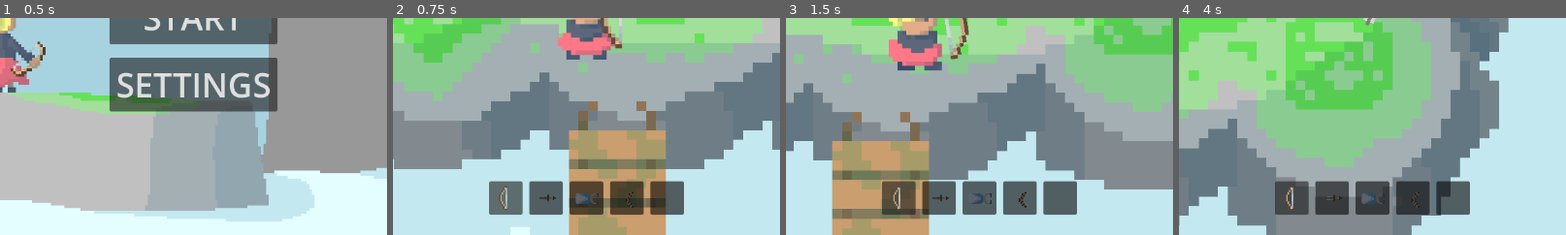
Above: before the commit, frames 1-4 (left to right).
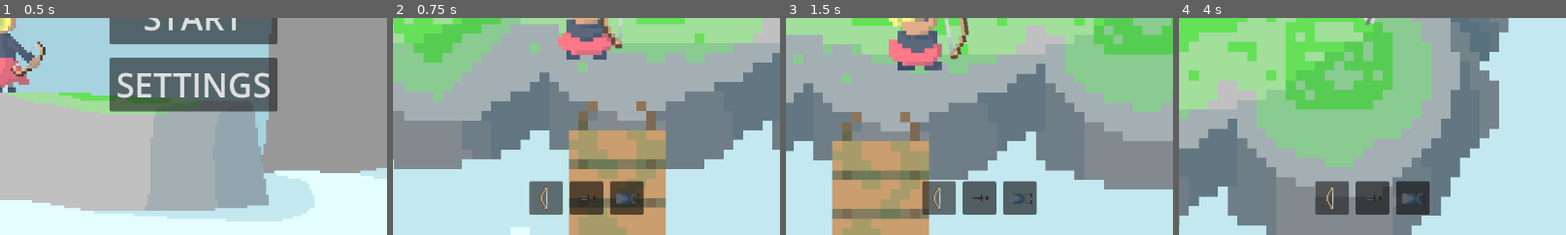
Above: after the commit, the same moments.

Repository: Kryzi/Eksamens-projekt
Game: Godot game, scene res://scenes/main_menu/main_menu.tscn
The game is run twice, just before and just after one commit, with the same random seed, the same clock (stepped at 60 frames per second) and the same inputs. Sound files missing from this copy of the repository are replaced by a short silence.
Inputs (mouse positions are % of the whole screen's width and height, from its top left):
- Up to frame 1 (0.5 s): no input
- Up to frame 2 (0.75 s): click "START" at 0.5 s
- Up to frame 3 (1.5 s): move the mouse to (72, 45) at 1.27 s; hold D (Right) from 1.28 s (still down); tap 0 (0) at 1.35 s
- Up to frame 4 (4 s): move the mouse to (30, 55) at 2.02 s; release D (Right) at 2.03 s; hold S (Down) 2.03-2.78 s; tap Shift (Dash) at 2.1 s; move the mouse to (60, 28) at 2.77 s; press the mouse at (60, 28) at 2.78 s; hold D (Right) 2.78-3.53 s; move the mouse to (45, 70) at 3.52 s; release the mouse at (45, 70) at 3.53 s; hold W (Up) from 3.53 s (still down); tap X (x) at 3.6 s
The pictures show only the part of the screen within x 25-75%, y 50-100%; the shares and areas given below are measured in that part.

Frame 1 is identical in both runs. In frame 2, 3.3% of the frame differs, in the area x 24-76%, y 75-91%; in frame 3, 3.1%; in frame 4, 3.3%.

Commit message:
laverer start weapon slots

Diff:
--- a/globals/player_info.gd
+++ b/globals/player_info.gd
@@ -29,7 +29,7 @@
 var is_interacting_with_UI: bool = false
 
 # Max våben og våben kost
-var weaponLimit = 5
+var weaponLimit = 3
 var weaponLimitCost = 10
 
 # Til mapcontroller og spawner
--- a/scenes/ui/hud.tscn
+++ b/scenes/ui/hud.tscn
@@ -123,10 +123,12 @@
 layout_mode = 2
 
 [node name="Slot4" type="Panel" parent="Control/MarginContainer/Inventory"]
+visible = false
 custom_minimum_size = Vector2(50, 50)
 layout_mode = 2
 
 [node name="Slot5" type="Panel" parent="Control/MarginContainer/Inventory"]
+visible = false
 custom_minimum_size = Vector2(50, 50)
 layout_mode = 2
 
Not shown: 1 places in scenes/weapons/rock_guitar/rockguitar.tscn that only renumber resources
